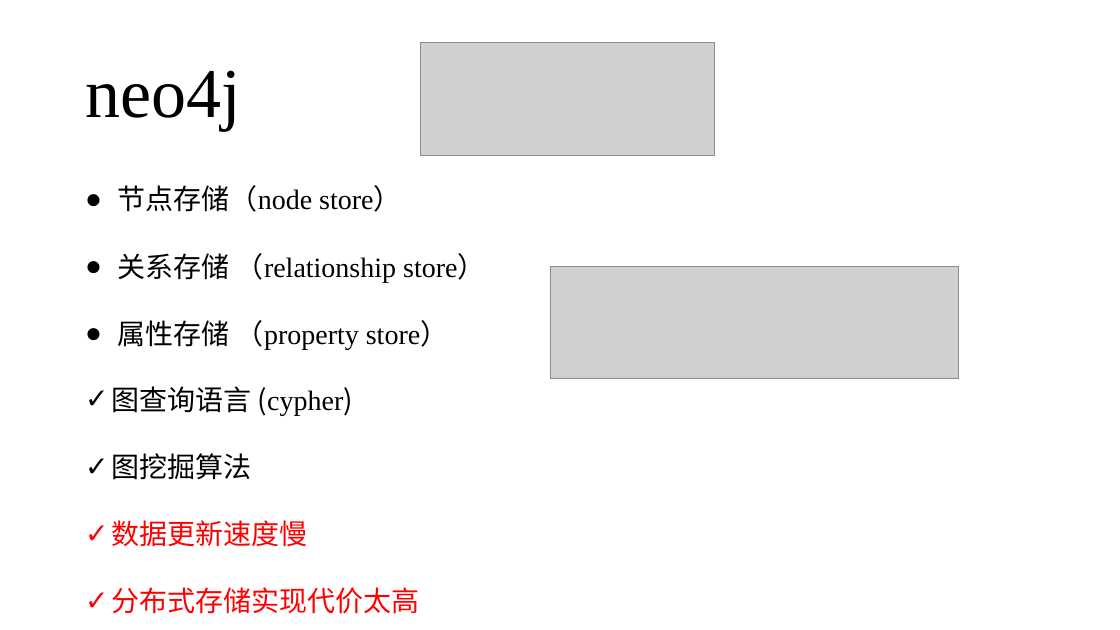
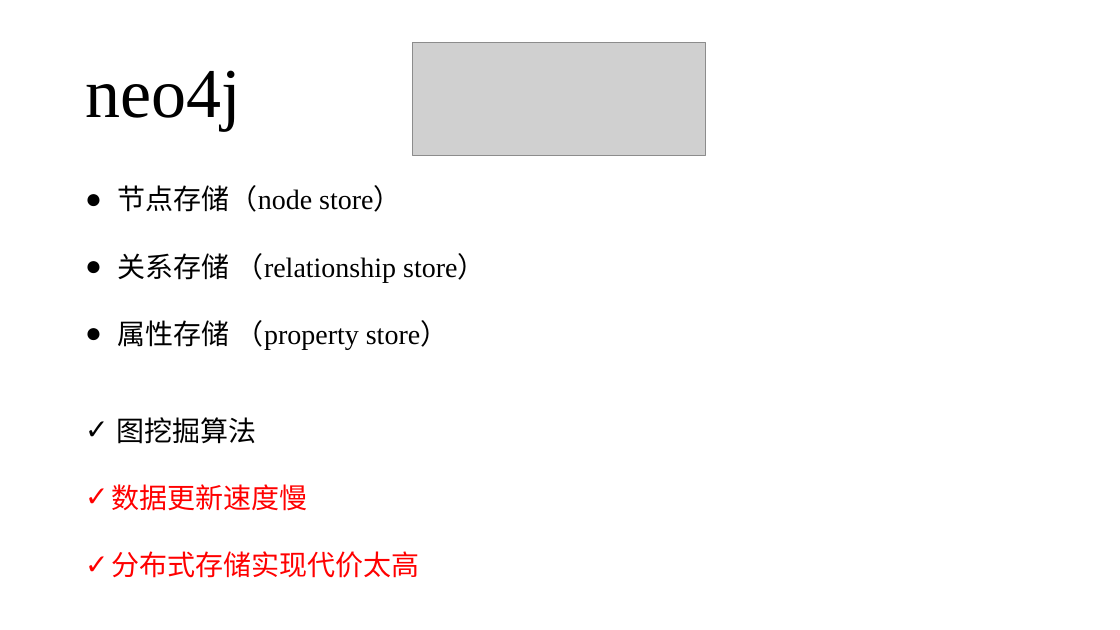
Before and after one commit to zyxdSTU/presetation, a slide deck: slide 24 of 知识图谱存储与查询/知识图谱的查询与存储.pptx. Drawn at 1120x630 pixels with LibreOffice and Linux fonts; fonts in the diff are those of the drawing; grey boxes stand for pictures. Boxes give left, top, right and bottom in pixels: in the first picture for what was removed or moved away, otherwise in the second. Text is boxed around its words. In the diff, an @@ line names an element or a change of style, - is before the commit and + after.

```diff
--- a/知识图谱存储与查询/知识图谱的查询与存储.pptx
+++ b/知识图谱存储与查询/知识图谱的查询与存储.pptx
@@ picture: place and size @@
-picture at [421,43,714,155]
+picture at [413,43,706,155]
@@ picture removed at [551,267,959,379] @@
@@ text at [111,386,353,416]: paragraph removed @@
-✓ 图查询语言 (cypher)
@@ text "图挖掘算法": place and size @@
-text "图挖掘算法" at [111,386,419,614]
+text "图挖掘算法" at [111,417,419,578]
@@ text at [117,417,257,444]: indent changed @@
```
Also in this commit, not shown: 3 other slides changed, 3 slides added, 1 slide removed, 2 other files.
